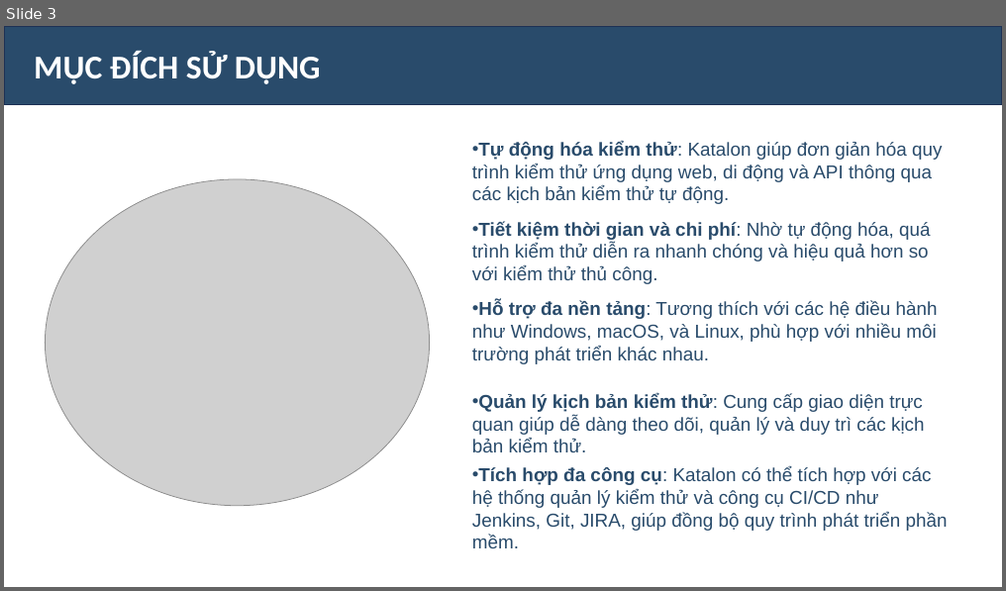
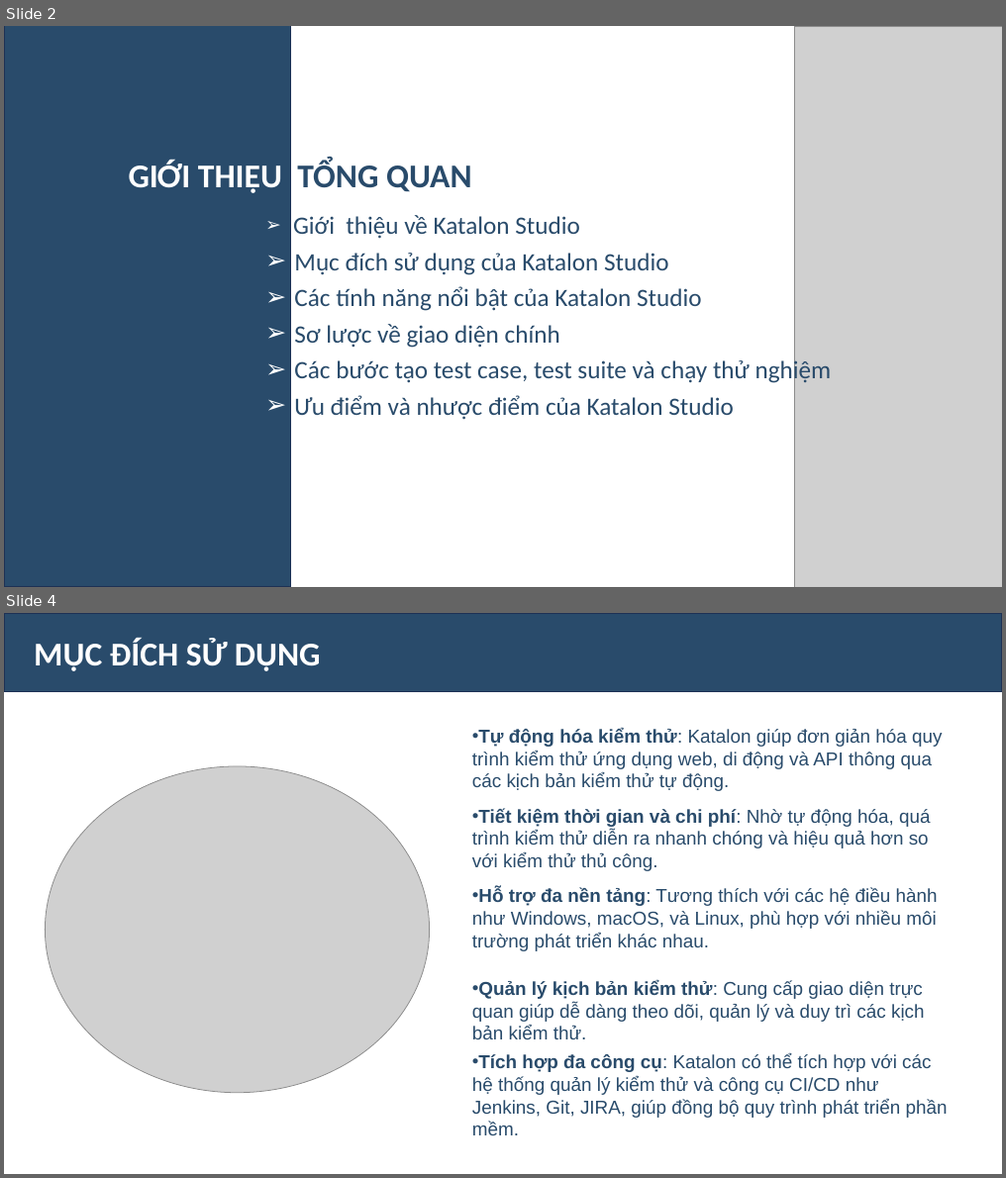
Before and after one commit to Oanh1503-git/DoAnKiemThu, a slide deck: THTH_slide.pptx. Shown one above the other, each under a label of ours: slide 3 before the commit, slides 2 and 4 after it; the slides between them are not shown. The pictures are 1006x591 and 1006x1178 pixels, drawn with LibreOffice and Linux fonts; fonts in the diff are those of the drawing; grey boxes stand for pictures. Boxes give left, top, right and bottom in pixels: in the first picture for what was removed or moved away, otherwise in the second. Text is boxed around its words. In the diff, an @@ line names an element or a change of style, - is before the commit and + after.

```diff
--- a/THTH_slide.pptx
+++ b/THTH_slide.pptx
@@ slide 2 added at (4,26,1002,587), background #FFFFFF @@
@@ rectangle added at (4,26,291,587), fill #00294F at 84% opacity, outline #1E3256 1 pt @@
@@ picture added at (795,26,1002,587) @@
@@ text added at (129,160,472,193), 32 pt, text #FFFFFF, bold @@
+GIỚI THIỆU TỔNG QUAN
@@ text added at (293,215,832,420), 24 pt, text #294B6B @@
+➢ Giới thiệu về Katalon Studio
+➢ Mục đích sử dụng của Katalon Studio
+➢ Các tính năng nổi bật của Katalon Studio
+➢ Sơ lược về giao diện chính
+➢ Các bước tạo test case, test suite và chạy thử nghiệm
+➢ Ưu điểm và nhược điểm của Katalon Studio
@@ what was slide 3 is now slide 4 @@
```
Also in this commit, not shown: 3 slides changed, 1 other slide added.
